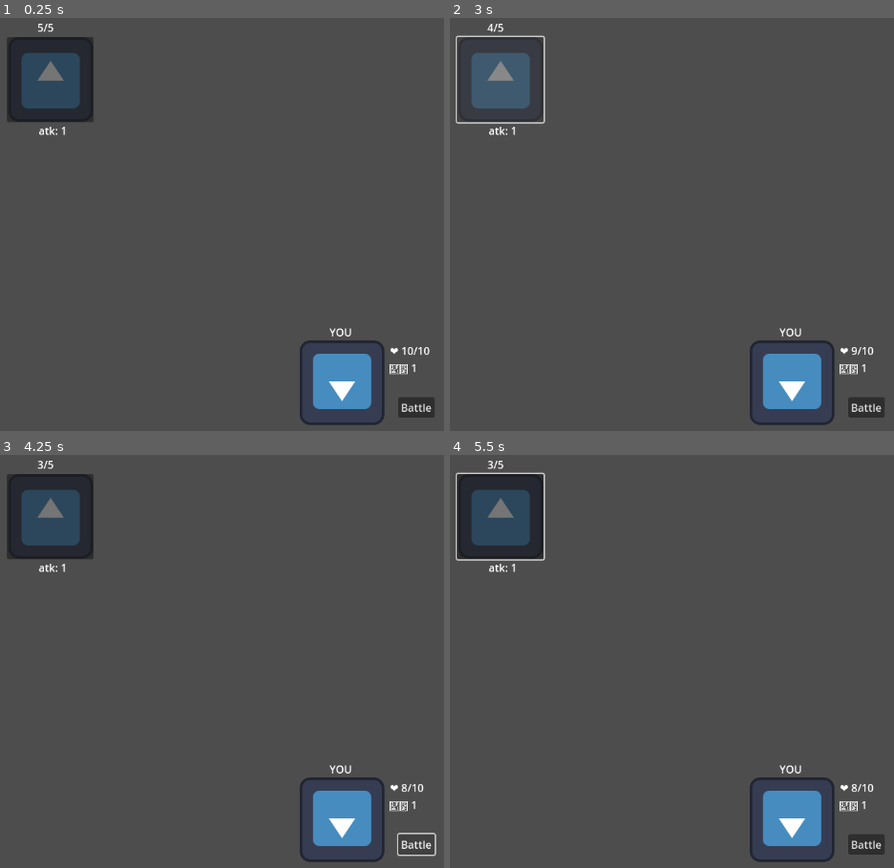
Above: before the commit, frames 1-4 (two rows, left to right).
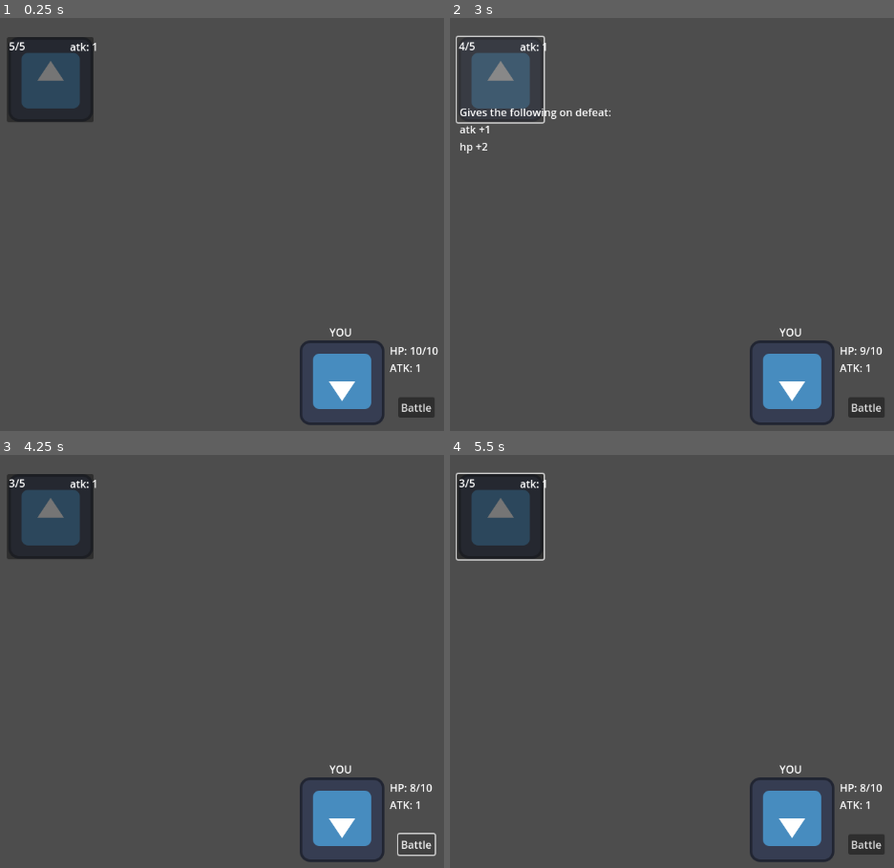
Above: after the commit, the same moments.

Repository: alex-mike-mark-again/godot-combat
Game: Godot game, scene res://main.tscn
Same seed, same stepped clock (60 frames per second), same inputs: the game is played once before the commit and once after it. The engine's default icon, where the game draws it, is replaced by a stand-in: a white triangle on a blue panel in a dark square.
Inputs (mouse positions are in pixels of both pictures, inside the frame that each line leads up to):
- Up to frame 1 (0.25 s): no input
- Up to frame 2 (3 s): click (498, 79) at 0.5 s; click "Battle" at 1.25 s; click "Battle" at 2 s; click (498, 79) at 2.75 s
- Up to frame 3 (4.25 s): click "Battle" at 3.5 s
- Up to frame 4 (5.5 s): click (498, 516) at 4.25 s; tap Enter at 5 s; move the mouse to (outside the picture) at 5.02 s

The runs differ from the first frame. In frame 1, 0.5% of the frame differs, in the area x 2-99%, y 1-87%; in frame 2, 0.9%, in the area x 1-98%, y 1-87%; in frame 3, 0.4%; in frame 4, 0.4%.

Commit message:
Adds a buff display! So you know what yr getting ahead of time
Also removes the emoji until I learn how to display them on web.

Diff:
--- a/buff.gd
+++ b/buff.gd
@@ -9,3 +9,14 @@
 	self.atk = a
 	self.mhp = b
 	self.hp = c
+
+func toString():
+	var r = ""
+	if atk:
+		r+="atk +"+str(atk)+"\n"
+	if mhp:
+		r+="mhp +"+str(mhp)+"\n"
+	if hp:
+		r+="hp +"+str(hp)+"\n"
+
+	return r
--- a/enemy.gd
+++ b/enemy.gd
@@ -11,6 +11,7 @@
 var buff
 var hpLabel
 var atkLabel
+var buffLabel
 var animationPlayer
 
 func _ready():
@@ -18,9 +19,13 @@
 	buff = Buff.new(buff_atk, buff_mhp, buff_hp)
 	hpLabel = get_node("HP Label")
 	atkLabel = get_node("ATK Label")
+	buffLabel = get_node("Buff Label")
 	animationPlayer = get_node("Sprite2D/AnimationPlayer")
+	_write_buff_label()
 	_update_displays()
 
+func _write_buff_label():
+	buffLabel.text = "Gives the following on defeat:\n"+buff.toString()
 
 func _on_selector_pressed():
 	selected.emit(self)
@@ -36,3 +41,10 @@
 func take_damage(damage: int):
 	super.take_damage(damage)
 	animationPlayer.play("damage")
+
+func _on_selector_mouse_entered():
+	buffLabel.show()
+
+
+func _on_selector_mouse_exited():
+	buffLabel.hide()
--- a/enemy.tscn
+++ b/enemy.tscn
@@ -1,8 +1,7 @@
-[gd_scene load_steps=7 format=3 uid="uid://d15w3qccq2gc8"]
+[gd_scene load_steps=6 format=3 uid="uid://d15w3qccq2gc8"]
 
 [ext_resource type="Script" path="res://enemy.gd" id="1_272ex"]
 [ext_resource type="Texture2D" uid="uid://djvdh44acre7u" path="res://icon.svg" id="2_pu05i"]
-[ext_resource type="Script" path="res://buff.gd" id="3_nstv4"]
 
 [sub_resource type="Animation" id="Animation_emtrv"]
 length = 0.001
@@ -43,26 +42,34 @@
 "": SubResource("AnimationLibrary_45lhc")
 }
 
-[node name="HP Label" type="Label" parent="."]
-offset_left = -20.0
-offset_top = -90.0
-offset_right = 20.0
-offset_bottom = -67.0
-metadata/_edit_use_anchors_ = true
-
 [node name="Selector" type="Button" parent="."]
 offset_left = -66.0
 offset_top = -64.0
 offset_right = 65.0
 offset_bottom = 65.0
 
+[node name="HP Label" type="Label" parent="."]
+offset_left = -63.0
+offset_top = -62.0
+offset_right = -23.0
+offset_bottom = -36.0
+text = "HP"
+metadata/_edit_use_anchors_ = true
+
 [node name="ATK Label" type="Label" parent="."]
-offset_left = -18.0
-offset_top = 66.0
-offset_right = 22.0
-offset_bottom = 89.0
+offset_left = 29.0
+offset_top = -61.0
+offset_right = 69.0
+offset_bottom = -35.0
+text = "ATK"
 
-[node name="Buff" type="Node" parent="."]
-script = ExtResource("3_nstv4")
+[node name="Buff Label" type="Label" parent="."]
+visible = false
+offset_left = -62.0
+offset_top = 38.0
+offset_right = 62.0
+offset_bottom = 117.0
 
+[connection signal="mouse_entered" from="Selector" to="." method="_on_selector_mouse_entered"]
+[connection signal="mouse_exited" from="Selector" to="." method="_on_selector_mouse_exited"]
 [connection signal="pressed" from="Selector" to="." method="_on_selector_pressed"]
--- a/player.gd
+++ b/player.gd
@@ -9,7 +9,7 @@
 	_update_displays()
 
 func _update_displays():
-	stats.text = "❤️ "+str(hp)+"/"+str(mhp)+"\n🗡️ "+str(atk)
+	stats.text = "HP: "+str(hp)+"/"+str(mhp)+"\nATK: "+str(atk)
 
 func apply_buff(buff: Buff):
 	atk += buff.atk
